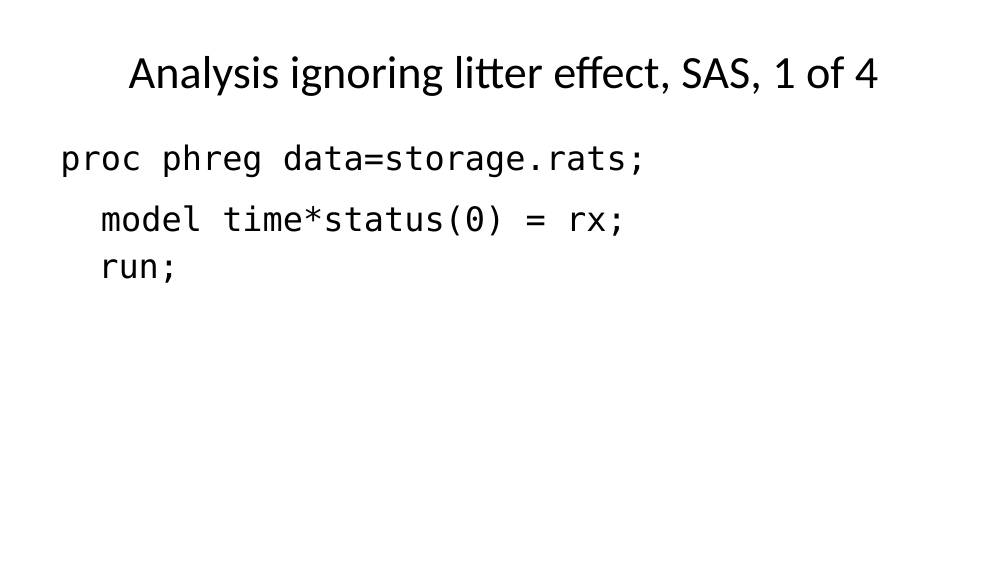
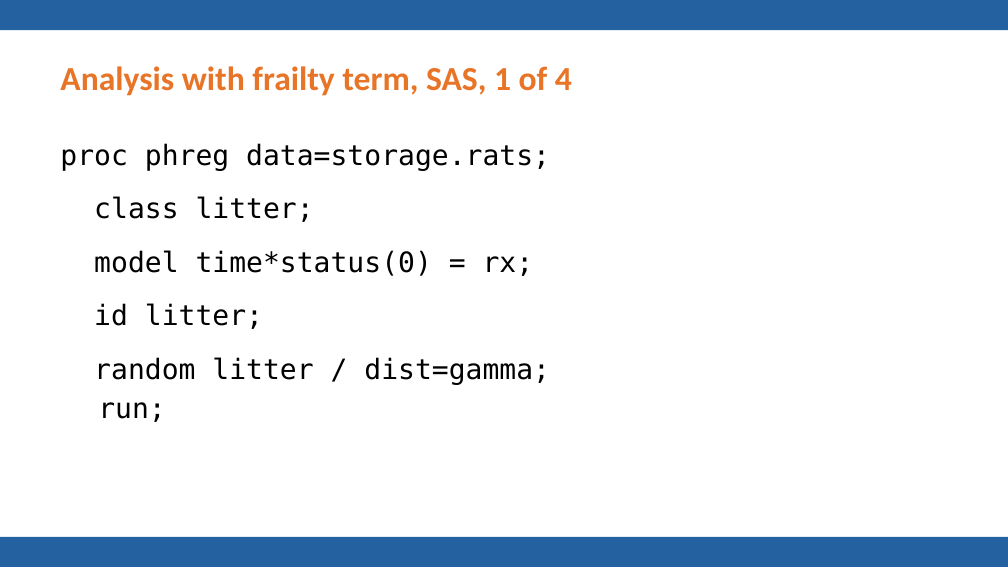
Before and after one commit to pmean/talks, a slide deck: slide 44 of frailty/frailty.pptx (slide 26 before the commit). Drawn at 1008x567 pixels with LibreOffice and Linux fonts; fonts in the diff are those of the drawing; background and template pictures are left out. Boxes give left, top, right and bottom in pixels: in the first picture for what was removed or moved away, otherwise in the second. Text is boxed around its words. In the diff, an @@ line names an element or a change of style, - is before the commit and + after.

Commit message:
Finalized frailty talk

```diff
--- a/frailty/frailty.pptx
+++ b/frailty/frailty.pptx
@@ rectangle added at (0, 0, 1008, 30), fill #2361A1 @@
@@ title at (60, 66, 572, 96): text changed; size 33 to 24 pt; text colour #000000 to #E87427; bold on @@
-Analysis ignoring litter effect, SAS, 1 of 4
+Analysis with frailty term, SAS, 1 of 4
@@ text at (60, 143, 550, 422): text changed; size 24 to 20 pt @@
-proc phreg data=storage.rats;
-model time*status(0) = rx;
-run;
+proc phreg data=storage.rats;
+class litter;
+model time*status(0) = rx;
+id litter;
+random litter / dist=gamma;
+run;
@@ rectangle added at (0, 537, 1008, 567), fill #2361A1 @@
```
Also in this commit, not shown: 48 other slides changed, 6 slides added, 1 slide removed, 2 other files.
